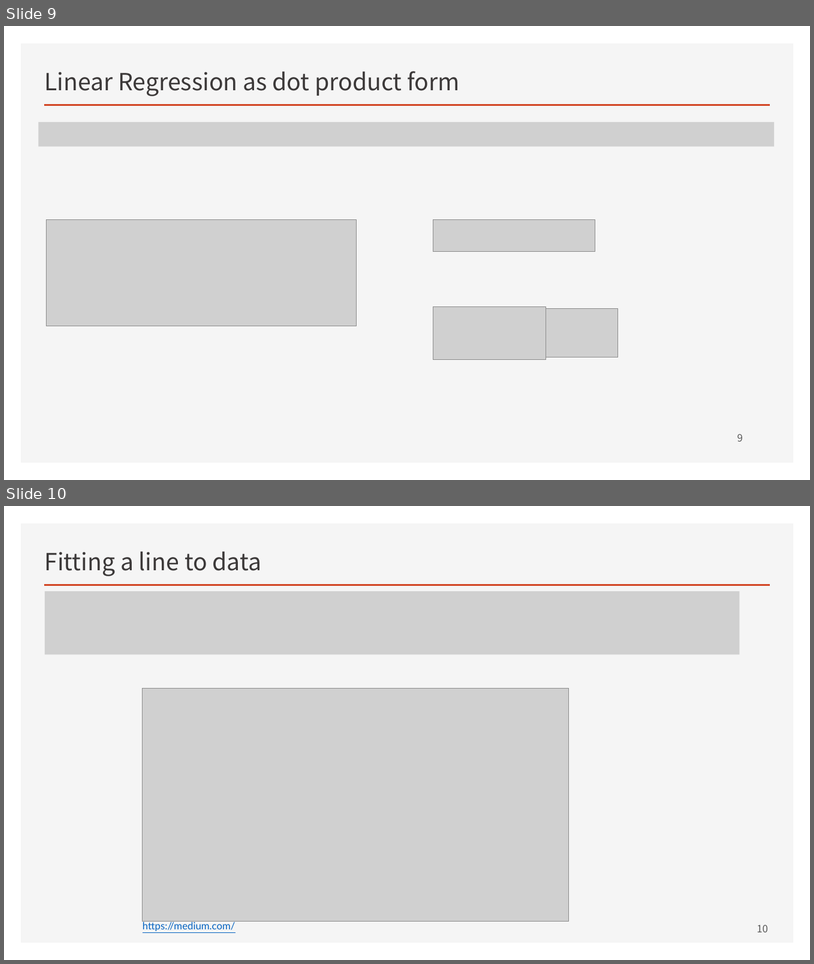
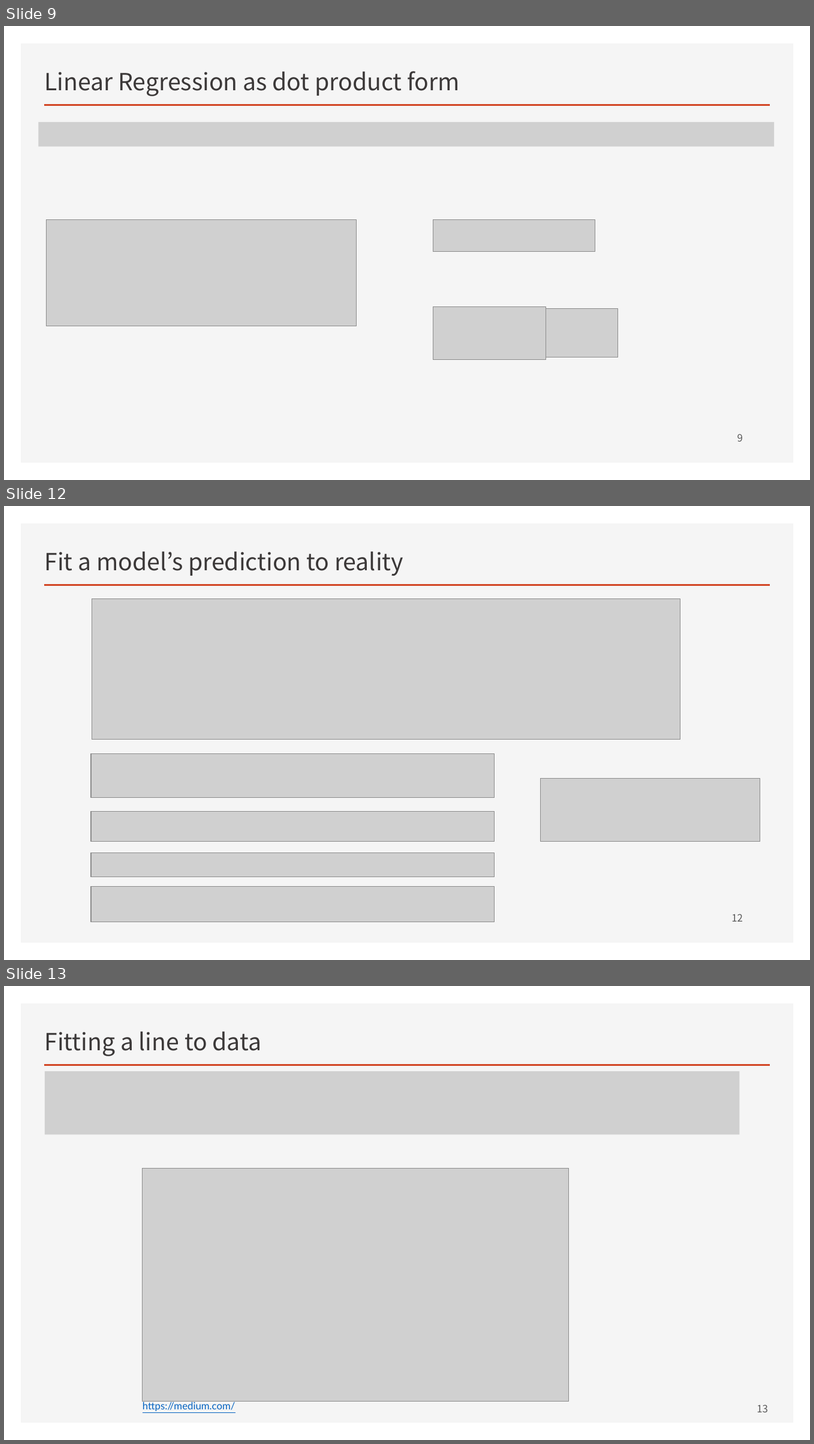
Before and after one commit to ancestor9/mathematics-for-machine-learning, a slide deck: Linear_Algebra/w4_Perceptron_Regression.pptx. Shown one above the other, each under a label of ours: slides 9 and 10 before the commit, slides 9, 12 and 13 after it; the slides between them are not shown. The pictures are 814x964 and 814x1444 pixels, drawn with LibreOffice and Linux fonts; fonts in the diff are those of the drawing; grey boxes stand for pictures; background and template pictures are left out. Boxes give left, top, right and bottom in pixels: in the first picture for what was removed or moved away, otherwise in the second. Text is boxed around its words. In the diff, an @@ line names an element or a change of style, - is before the commit and + after.

```diff
--- a/Linear_Algebra/w4_Perceptron_Regression.pptx
+++ b/Linear_Algebra/w4_Perceptron_Regression.pptx
@@ slide 12 added at box(4, 506, 810, 960), background #FFFFFF; not listed: 2 template elements that a slide beside it also shows @@
@@ title added at box(45, 551, 404, 576), 28 pt, text #3B3838 @@
+Fit a model’s prediction to reality
@@ picture added at box(92, 599, 681, 739) @@
@@ picture added at box(91, 753, 495, 797) @@
@@ picture added at box(541, 778, 761, 841) @@
@@ picture added at box(91, 811, 495, 842) @@
@@ picture added at box(91, 853, 495, 876) @@
@@ picture added at box(91, 886, 495, 922) @@
@@ page number added at box(732, 913, 743, 921), 12 pt, text #595959 @@
+12
@@ what was slide 10 is now slide 13 @@
@@ page number at box(757, 1404, 768, 1412): text changed @@
-10
+13
```
Also in this commit, not shown: 2 other slides added.
